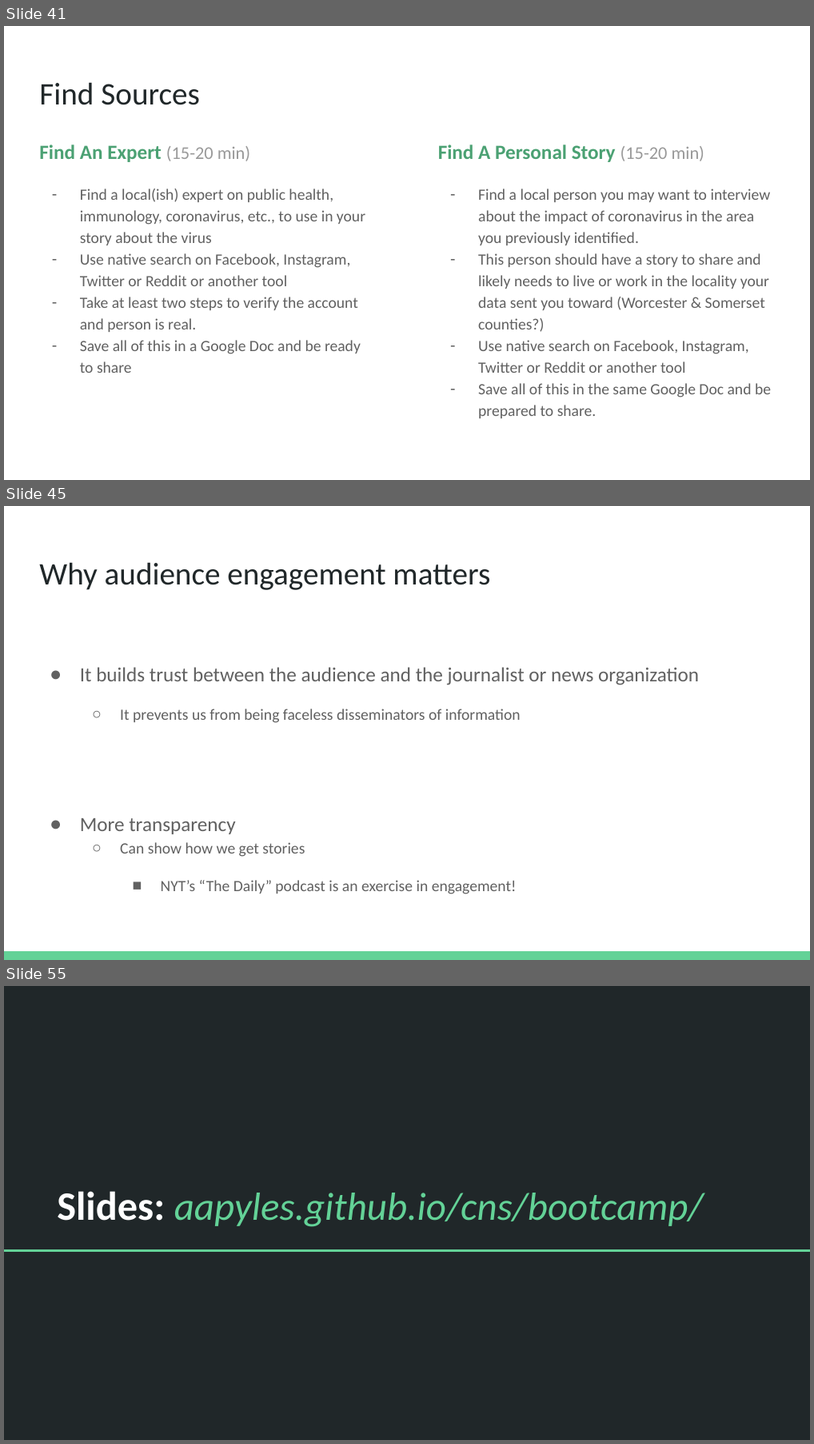
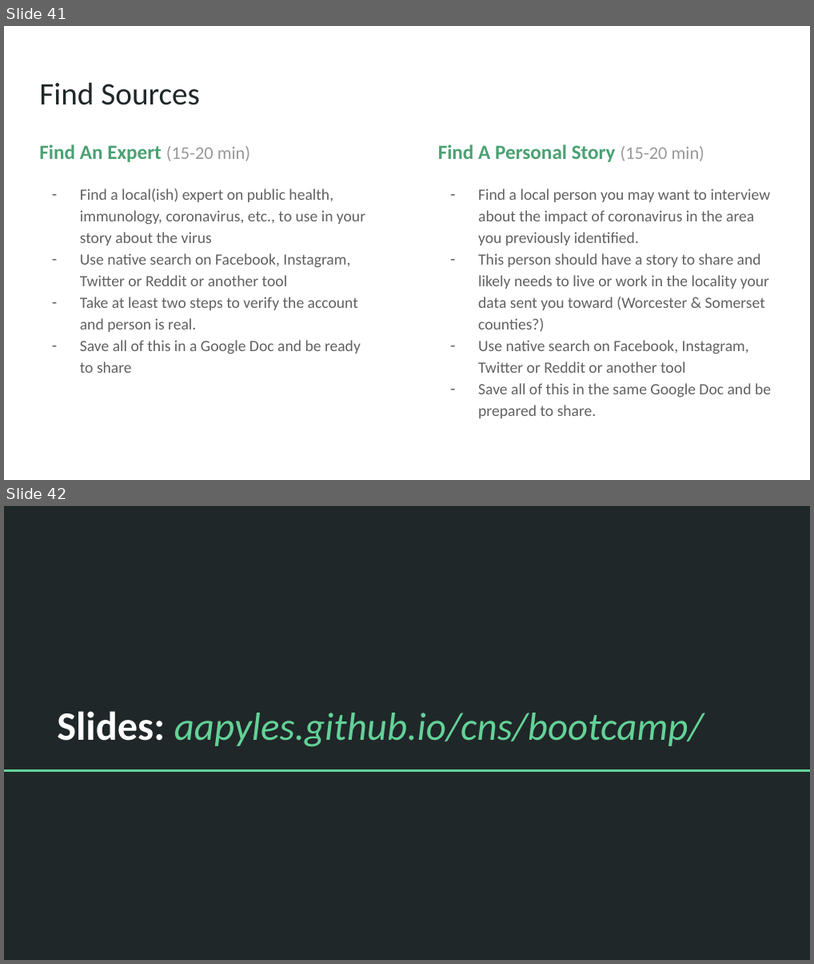
Before and after one commit to aapyles/CNS, a slide deck: bootcamp/storytelling.pptx. Shown one above the other, each under a label of ours: slides 41, 45 and 55 before the commit, slides 41 and 42 after it; the slides between them are not shown. The pictures are 814x1444 and 814x964 pixels, drawn with LibreOffice and Linux fonts; fonts in the diff are those of the drawing. Boxes give left, top, right and bottom in pixels: in the first picture for what was removed or moved away, otherwise in the second. Text is boxed around its words. In the diff, an @@ line names an element or a change of style, - is before the commit and + after.

```diff
--- a/bootcamp/storytelling.pptx
+++ b/bootcamp/storytelling.pptx
@@ slide 45 removed at [4,506,810,960], background #FFFFFF @@
@@ title removed at [39,562,490,590] @@
-Why audience engagement matters
@@ text removed at [80,667,699,894] @@
-● It builds trust between the audience and the journalist or news organization
-  ○ It prevents us from being faceless disseminators of information
-● More transparency
-  ○ Can show how we get stories
-    ■ NYT’s “The Daily” podcast is an exercise in engagement!
@@ rectangle removed at [4,951,810,960] @@
@@ what was slide 55 is now slide 42 @@
```
Also in this commit, not shown: 2 slides changed, 12 other slides removed.
